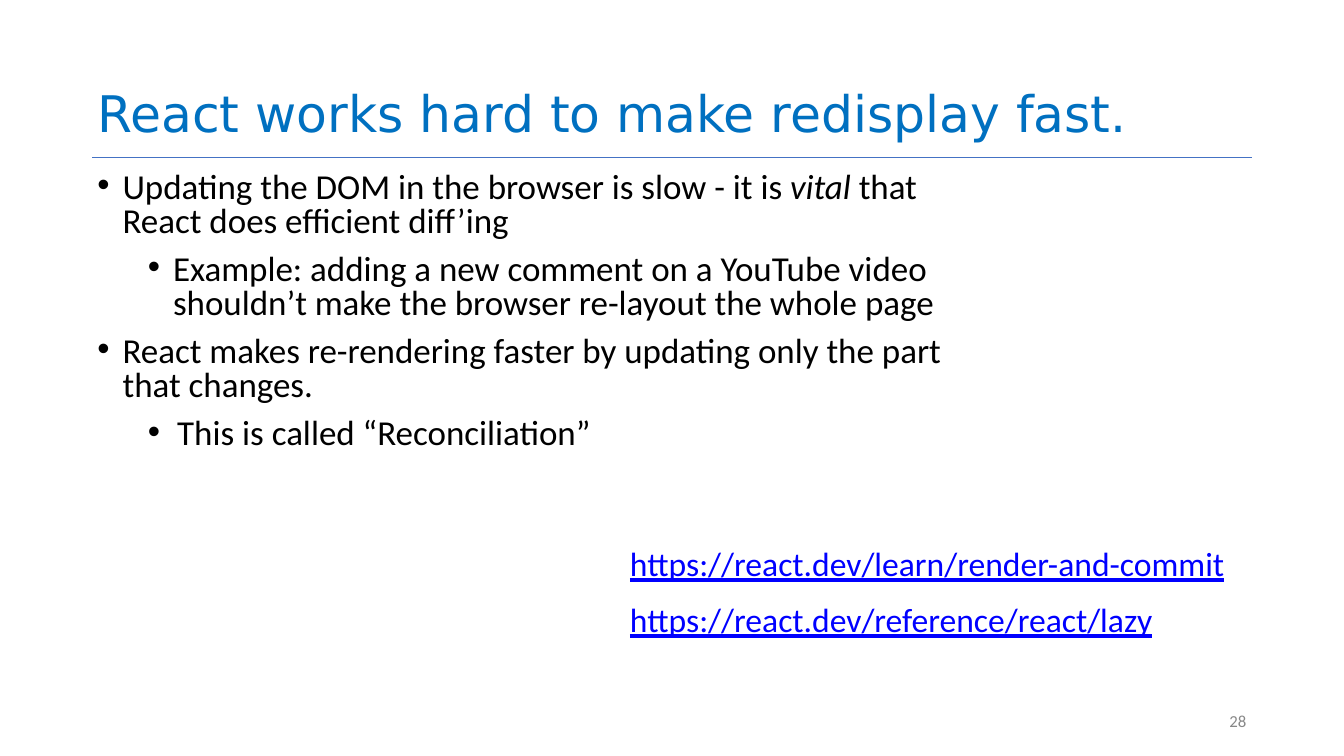
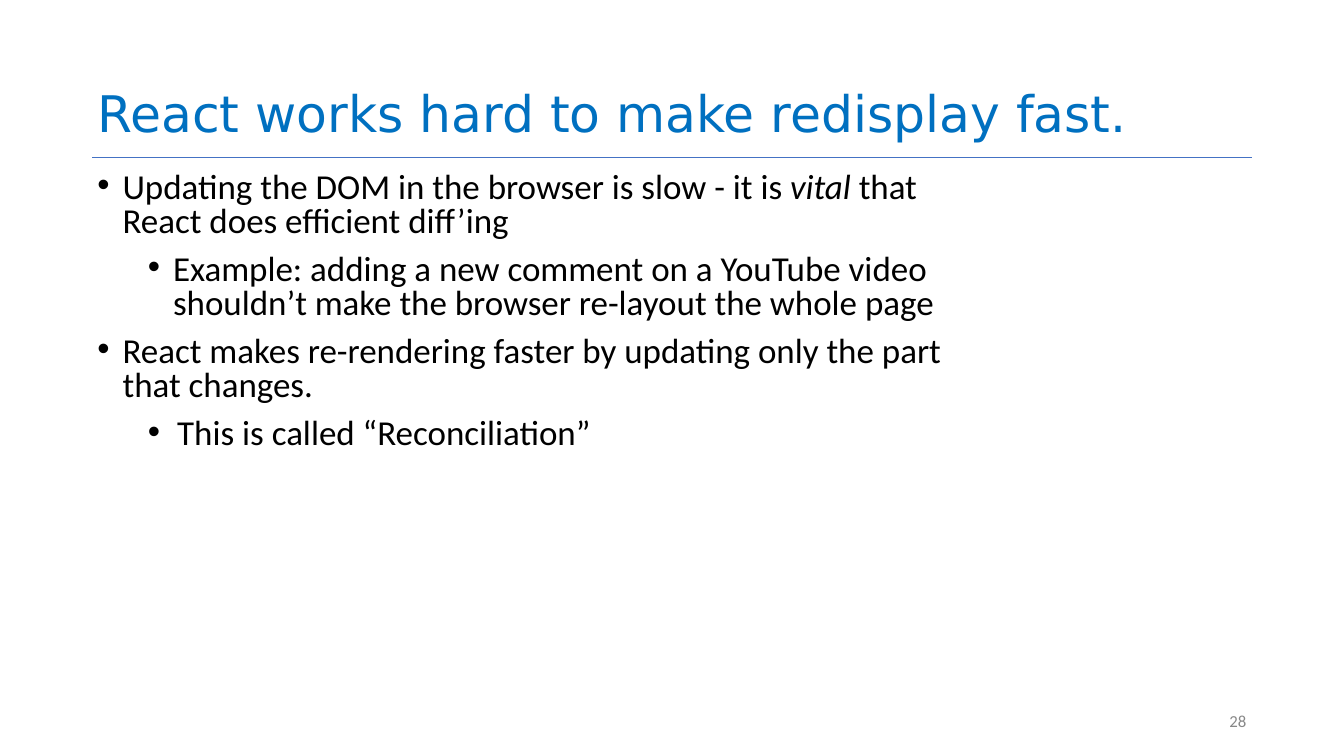
Before and after one commit to neu-se/CS4530-Fall-2026, a slide deck: slide 28 of Slides/Module 05 React Basics.pptx. Drawn at 1344x756 pixels with LibreOffice and Linux fonts; fonts in the diff are those of the drawing. Boxes give left, top, right and bottom in pixels: in the first picture for what was removed or moved away, otherwise in the second. Text is boxed around its words. In the diff, an @@ line names an element or a change of style, - is before the commit and + after.

```diff
--- a/Slides/Module 05 React Basics.pptx
+++ b/Slides/Module 05 React Basics.pptx
@@ text removed at (630, 552, 1224, 582) @@
-https://react.dev/learn/render-and-commit
@@ text removed at (630, 608, 1152, 638) @@
-https://react.dev/reference/react/lazy
```
Also in this commit, not shown: 14 other slides changed, 3 other files.
